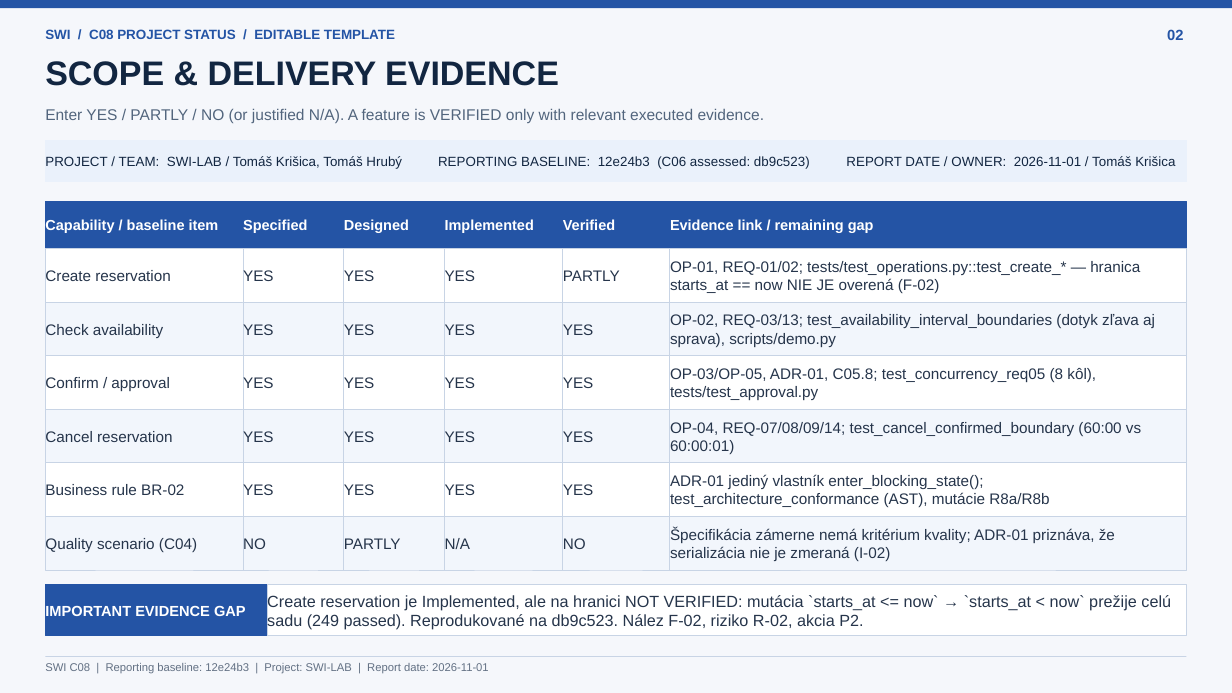
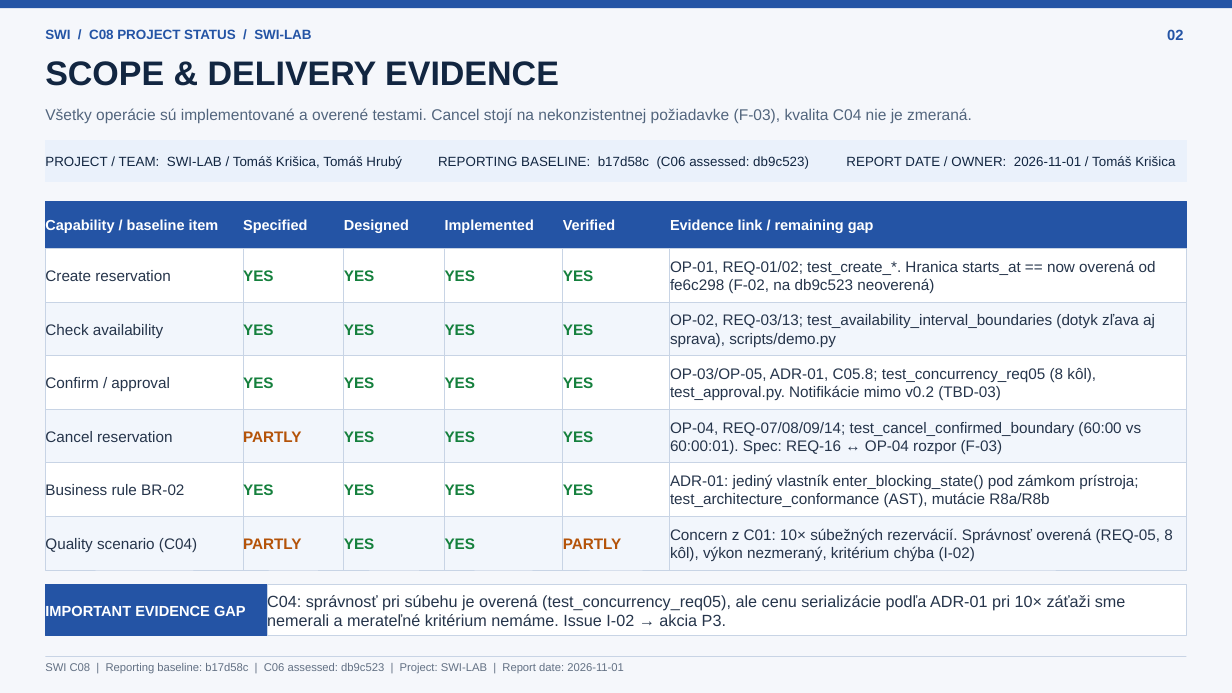
Before and after one commit to thspowered/SWI-LAB, a slide deck: slide 2 of docs/SWI-LAB_C08_Project_Status.pptx. Drawn at 1232x693 pixels with LibreOffice and Linux fonts; fonts in the diff are those of the drawing. Boxes give left, top, right and bottom in pixels: in the first picture for what was removed or moved away, otherwise in the second. Text is boxed around its words. In the diff, an @@ line names an element or a change of style, - is before the commit and + after.

```diff
--- a/docs/SWI-LAB_C08_Project_Status.pptx
+++ b/docs/SWI-LAB_C08_Project_Status.pptx
@@ text at [45, 29, 311, 39]: text changed @@
-SWI / C08 PROJECT STATUS / EDITABLE TEMPLATE
+SWI / C08 PROJECT STATUS / SWI-LAB
@@ text at [45, 108, 972, 123]: text changed @@
-Enter YES / PARTLY / NO (or justified N/A). A feature is VERIFIED only with relevant executed evidence.
+Všetky operácie sú implementované a overené testami. Cancel stojí na nekonzistentnej požiadavke (F-03), kvalita C04 nie je zmeraná.
@@ text in rectangle at [438, 156, 809, 169]: text changed @@
-REPORTING BASELINE: 12e24b3 (C06 assessed: db9c523)
+REPORTING BASELINE: b17d58c (C06 assessed: db9c523)
@@ text in rectangle at [670, 260, 1156, 293]: text changed @@
-OP-01, REQ-01/02; tests/test_operations.py::test_create_* — hranica starts_at == now NIE JE overená (F-02)
+OP-01, REQ-01/02; test_create_*. Hranica starts_at == now overená od fe6c298 (F-02, na db9c523 neoverená)
@@ text in rectangle at [563, 270, 594, 281]: text changed; text colour #26354B to #15803D; bold on @@
-PARTLY
+YES
@@ text in rectangle at [670, 368, 1096, 400]: text changed @@
-OP-03/OP-05, ADR-01, C05.8; test_concurrency_req05 (8 kôl), tests/test_approval.py
+OP-03/OP-05, ADR-01, C05.8; test_concurrency_req05 (8 kôl), test_approval.py. Notifikácie mimo v0.2 (TBD-03)
@@ text in rectangle at [243, 429, 301, 445]: text changed; text colour #26354B to #B45309; bold on @@
-YES
+PARTLY
@@ text in rectangle at [670, 422, 1141, 454]: text changed @@
-OP-04, REQ-07/08/09/14; test_cancel_confirmed_boundary (60:00 vs 60:00:01)
+OP-04, REQ-07/08/09/14; test_cancel_confirmed_boundary (60:00 vs 60:00:01). Spec: REQ-16 ↔ OP-04 rozpor (F-03)
@@ text colour #26354B to #15803D, bold on in 18 elements at [243, 249, 344, 302], [344, 249, 445, 302], [445, 249, 563, 302], [243, 302, 344, 356], [344, 302, 445, 356], [445, 302, 563, 356], [563, 302, 670, 356], [243, 356, 344, 409], [344, 356, 445, 409], [445, 356, 563, 409], [563, 356, 670, 409], [344, 409, 445, 463], [445, 409, 563, 463], [563, 409, 670, 463], [243, 463, 344, 517], [344, 463, 445, 517], [445, 463, 563, 517], [563, 463, 670, 517] @@
@@ text in rectangle at [670, 474, 1138, 507]: text changed @@
-ADR-01 jediný vlastník enter_blocking_state(); test_architecture_conformance (AST), mutácie R8a/R8b
+ADR-01: jediný vlastník enter_blocking_state() pod zámkom prístroja; test_architecture_conformance (AST), mutácie R8a/R8b
@@ rectangle "PARTLY": place and size @@
-rectangle "PARTLY" at [344, 517, 445, 570]
+rectangle "PARTLY" at [243, 517, 344, 570]
@@ rectangle "PARTLY" at [243, 517, 344, 570]: text colour #26354B to #B45309, bold on @@
@@ rectangle removed at [243, 517, 344, 570] @@
-NO
@@ rectangle added at [344, 517, 445, 570], fill #F2F6FC, outline #C8D4E5 0.65 pt, 11.9 pt, text #15803D, bold @@
+YES
@@ text in rectangle at [445, 538, 476, 549]: text changed; text colour #26354B to #15803D; bold on @@
-N/A
+YES
@@ text in rectangle at [563, 538, 621, 549]: text changed; text colour #26354B to #B45309; bold on @@
-NO
+PARTLY
@@ text in rectangle at [670, 528, 1172, 561]: text changed @@
-Špecifikácia zámerne nemá kritérium kvality; ADR-01 priznáva, že serializácia nie je zmeraná (I-02)
+Concern z C01: 10× súbežných rezervácií. Správnosť overená (REQ-05, 8 kôl), výkon nezmeraný, kritérium chýba (I-02)
@@ text in rectangle at [267, 593, 1126, 630]: text changed @@
-Create reservation je Implemented, ale na hranici NOT VERIFIED: mutácia `starts_at <= now` → `starts_at < now` prežije celú sadu (249 passed). Reprodukované na db9c523. Nález F-02, riziko R-02, akcia P2.
+C04: správnosť pri súbehu je overená (test_concurrency_req05), ale cenu serializácie podľa ADR-01 pri 10× záťaži sme nemerali a merateľné kritérium nemáme. Issue I-02 → akcia P3.
@@ text at [45, 663, 624, 674]: text changed @@
-SWI C08 | Reporting baseline: 12e24b3 | Project: SWI-LAB | Report date: 2026-11-01
+SWI C08 | Reporting baseline: b17d58c | C06 assessed: db9c523 | Project: SWI-LAB | Report date: 2026-11-01
```
Also in this commit, not shown: 5 other slides changed.
